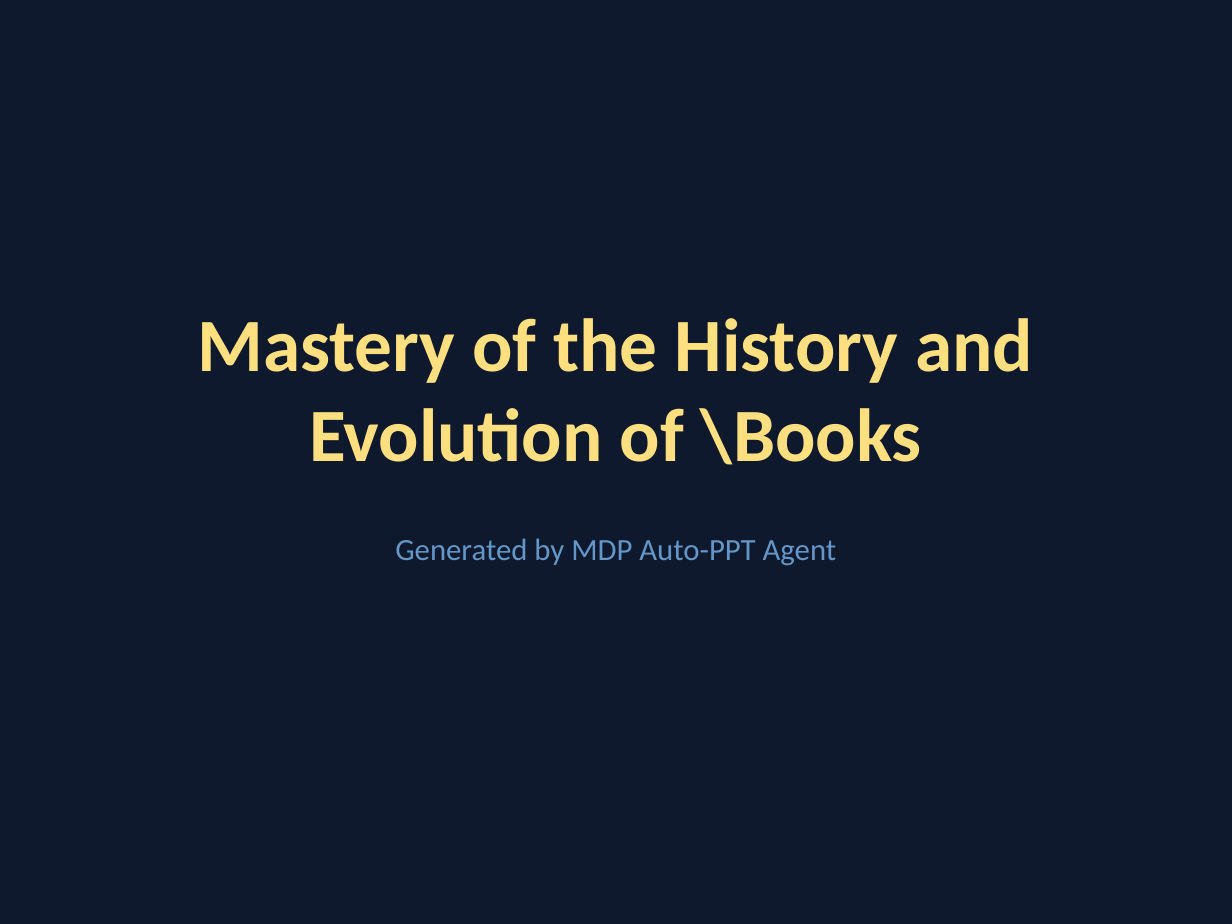
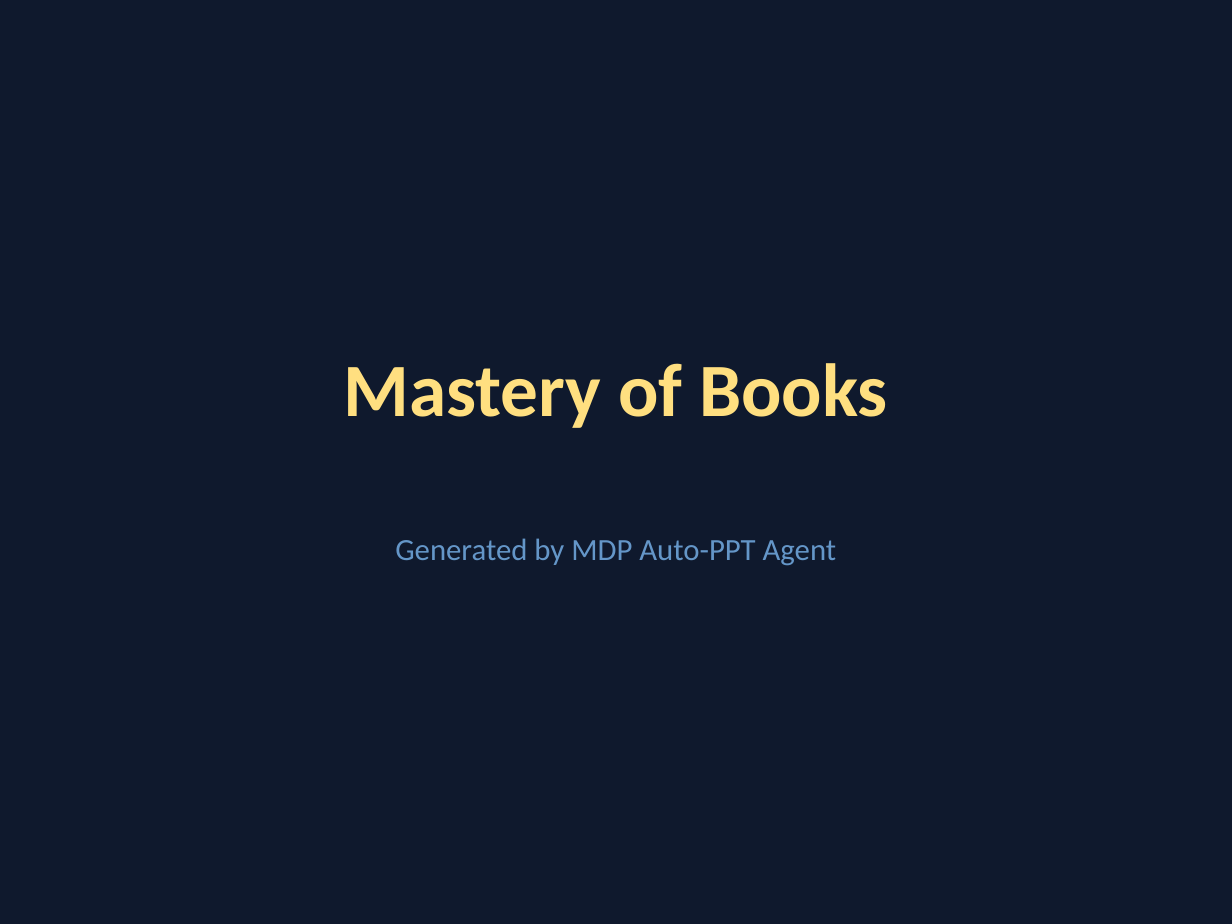
Before and after one commit to gyasaswini10/Building_Python_Ppt-agent, a slide deck: slide 1 of savingfolder_output/genearted/MASTER.pptx. Drawn at 1232x924 pixels with LibreOffice and Linux fonts; fonts in the diff are those of the drawing. Boxes give left, top, right and bottom in pixels: in the first picture for what was removed or moved away, otherwise in the second. Text is boxed around its words. In the diff, an @@ line names an element or a change of style, - is before the commit and + after.

```diff
--- a/savingfolder_output/genearted/MASTER.pptx
+++ b/savingfolder_output/genearted/MASTER.pptx
@@ title at (x1=343, y1=363, x2=887, y2=428): text changed @@
-Mastery of the History and Evolution of \Books
+Mastery of Books
```
Also in this commit, not shown: 6 other slides changed, 19 other files.
